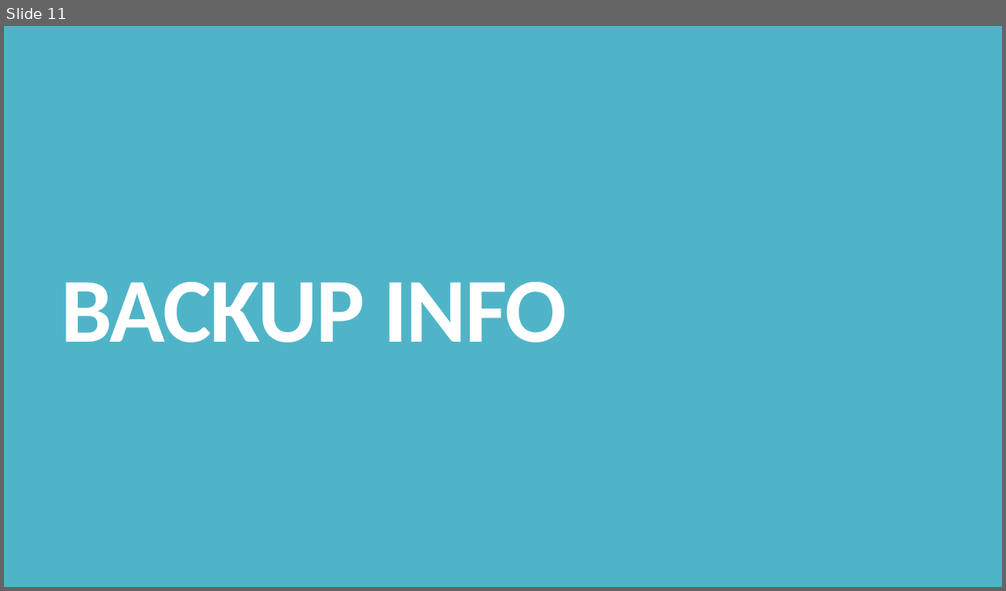
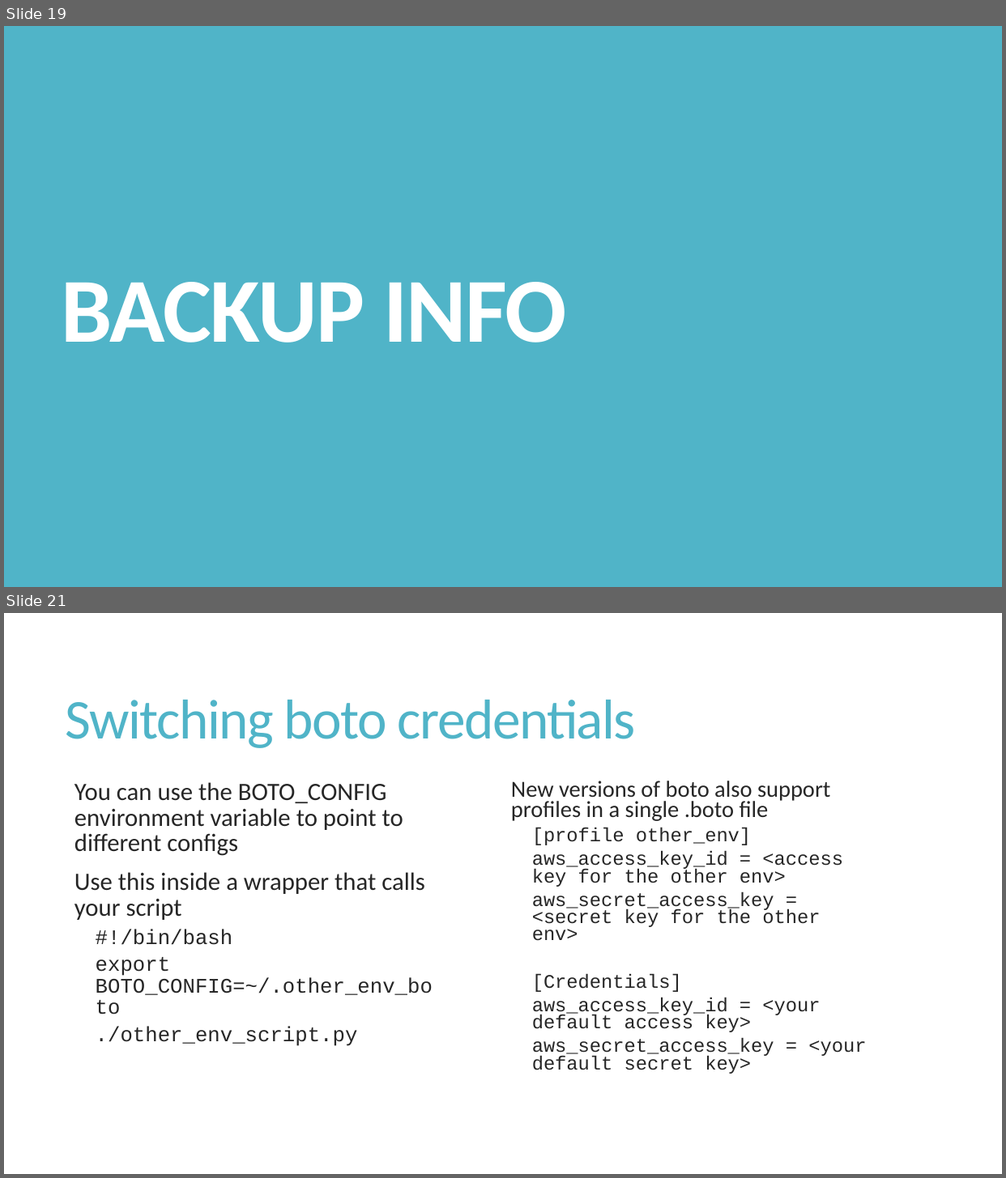
Before and after one commit to managedkaos/aws-scripts, a slide deck: Tips for Automating AWS with Python and Boto.pptx. Shown one above the other, each under a label of ours: slide 11 before the commit, slides 19 and 21 after it; the slides between them are not shown. The pictures are 1006x591 and 1006x1178 pixels, drawn with LibreOffice and Linux fonts; fonts in the diff are those of the drawing. Boxes give left, top, right and bottom in pixels: in the first picture for what was removed or moved away, otherwise in the second. Text is boxed around its words. In the diff, an @@ line names an element or a change of style, - is before the commit and + after.

Commit message:
Added case study
Added the case study for creating a volume management script using boto.

```diff
--- a/Tips for Automating AWS with Python and Boto.pptx
+++ b/Tips for Automating AWS with Python and Boto.pptx
@@ slide 21 added at box(4, 613, 1002, 1174), background #FFFFFF @@
@@ title added at box(66, 700, 636, 748), 54 pt, text #50B4C8 @@
+Switching boto credentials
@@ text added at box(74, 782, 432, 1046), 24 pt, text #262626 @@
+  You can use the BOTO_CONFIG environment variable to point to different configs
+  Use this inside a wrapper that calls your script
+    #!/bin/bash
+    export BOTO_CONFIG=~/.other_env_boto
+    ./other_env_script.py
@@ text added at box(511, 781, 866, 1074), 18.5 pt, text #262626 @@
+  New versions of boto also support profiles in a single .boto file
+    [profile other_env]
+    aws_access_key_id = <access key for the other env>
+    aws_secret_access_key = <secret key for the other env>
+    [Credentials]
+    aws_access_key_id = <your default access key>
+    aws_secret_access_key = <your default secret key>
@@ what was slide 11 is now slide 19 @@
```
Also in this commit, not shown: 2 slides changed, 14 other slides added, 6 slides removed.
